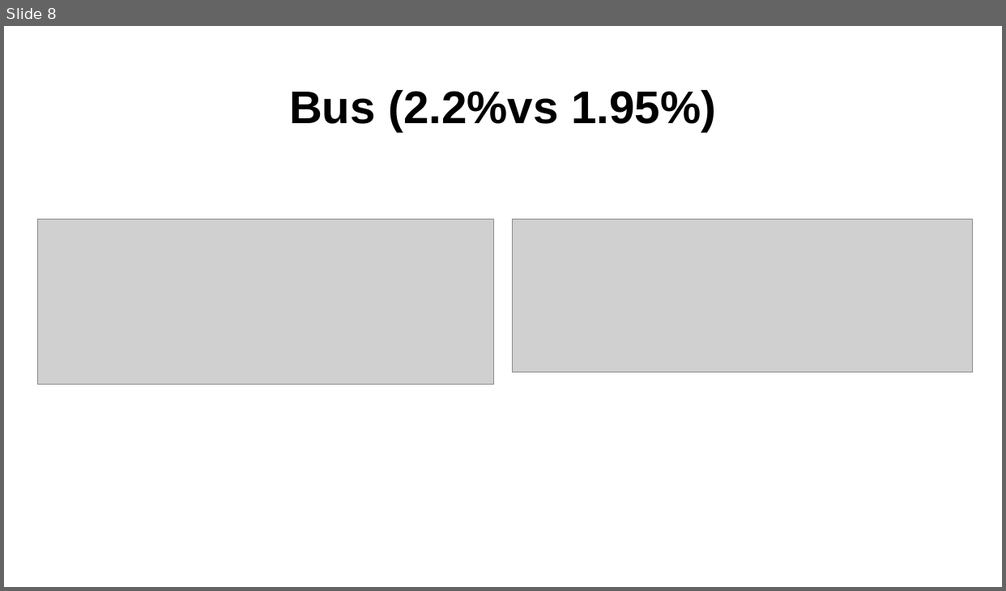
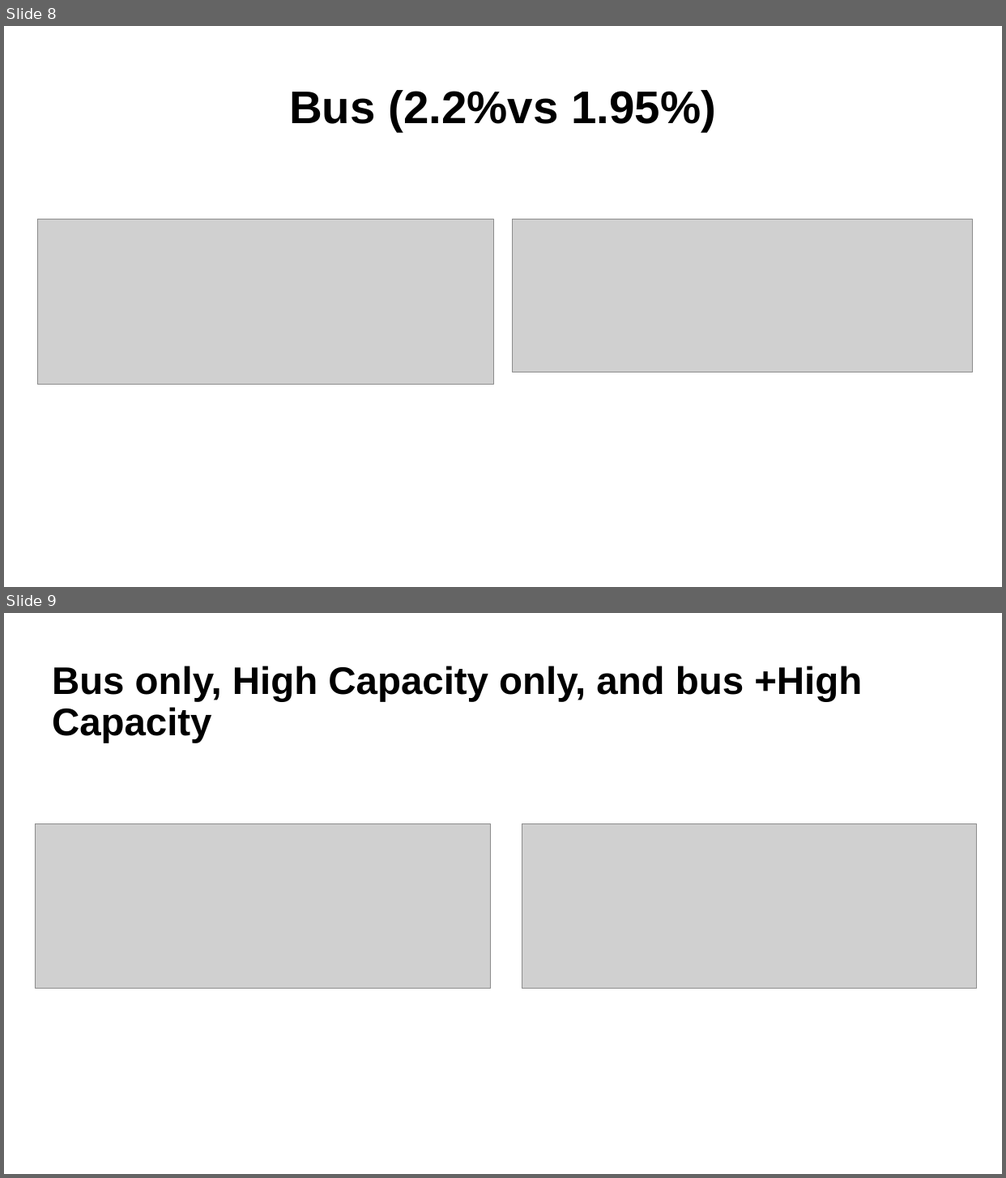
Before and after one commit to zyang91/Mexico-City-survey-comp, a slide deck: mexico city trip compa.pptx. Shown one above the other, each under a label of ours: slide 8 before the commit, slides 8 and 9 after it. The pictures are 1006x591 and 1006x1178 pixels, drawn with LibreOffice and Linux fonts; fonts in the diff are those of the drawing; grey boxes stand for pictures. Boxes give left, top, right and bottom in pixels: in the first picture for what was removed or moved away, otherwise in the second. Text is boxed around its words. In the diff, an @@ line names an element or a change of style, - is before the commit and + after.

```diff
--- a/mexico city trip compa.pptx
+++ b/mexico city trip compa.pptx
@@ slide 9 added at <box>4,613,1002,1174</box>, background #FFFFFF @@
@@ title added at <box>52,666,862,743</box>, 37 pt, text #000000, bold @@
+Bus only, High Capacity only, and bus +High Capacity
@@ picture added at <box>36,824,491,989</box> @@
@@ picture added at <box>522,824,978,989</box> @@
```
Also in this commit, not shown: 1 slide changed, 1 slide removed, 8 other files.
